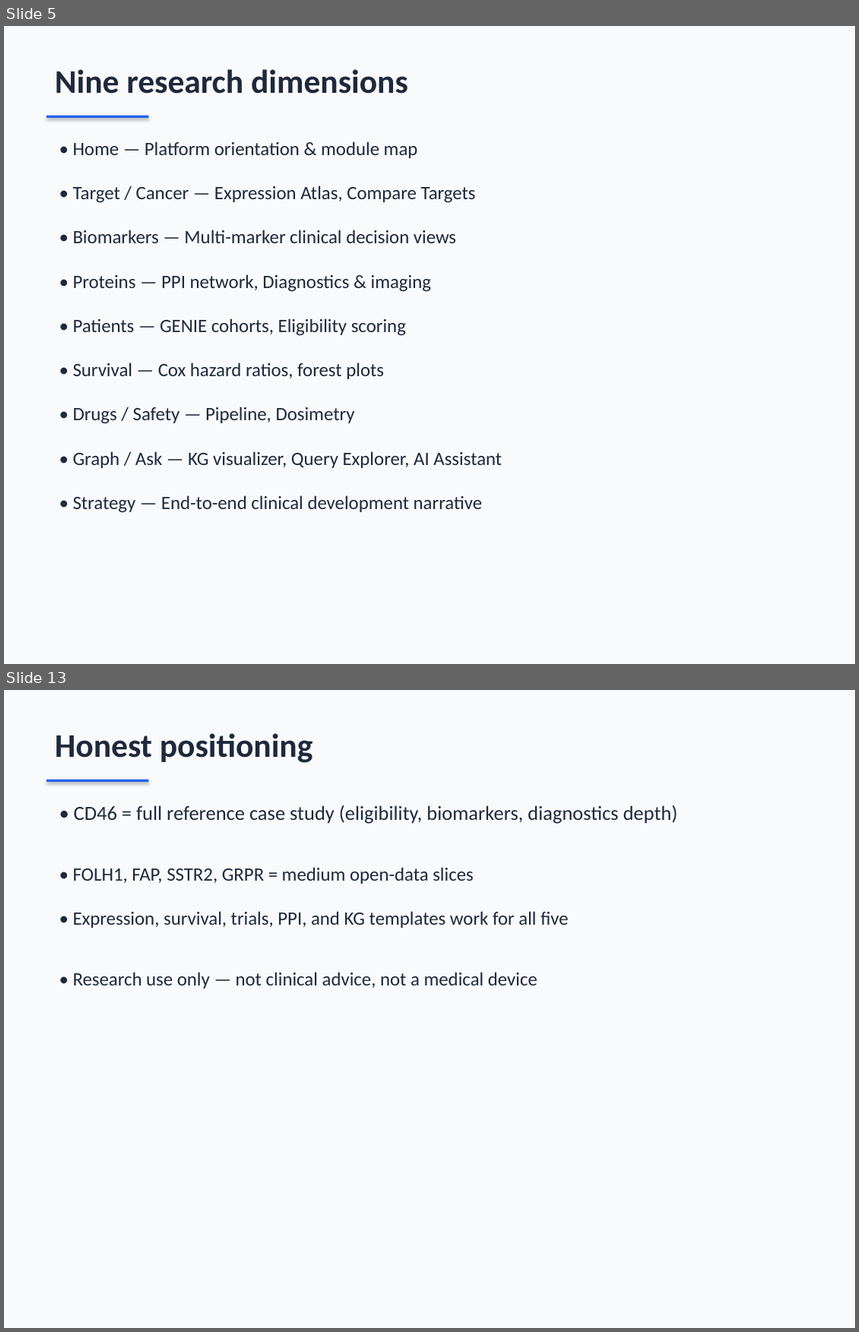
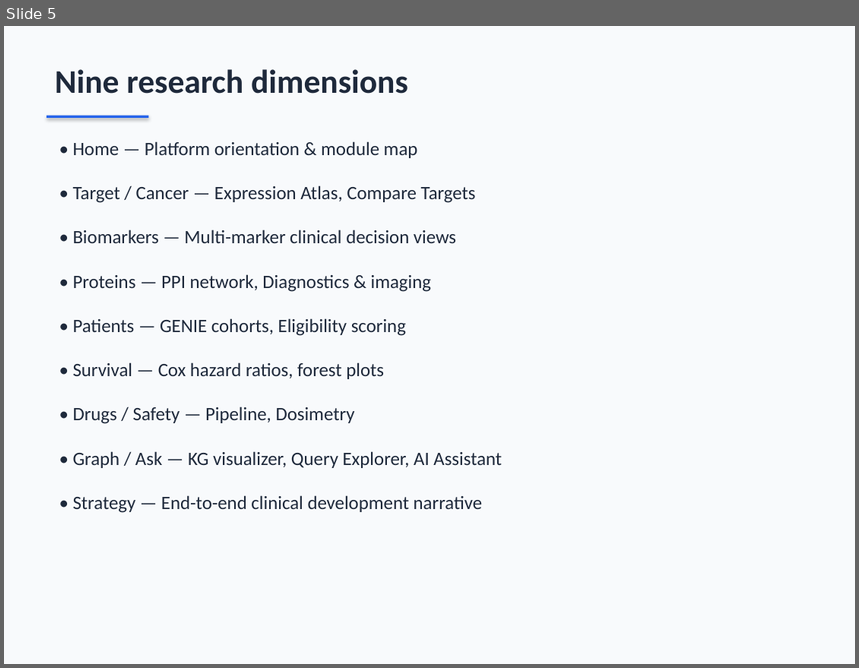
Before and after one commit to eurth/cd46-precision-medicine-platform, a slide deck: reports/OncoBridge_Demo_Presentation.pptx. Shown one above the other, each under a label of ours: slides 5 and 13 before the commit, slide 5 after it; the slides between them are not shown. The pictures are 859x1332 and 859x668 pixels, drawn with LibreOffice and Linux fonts; fonts in the diff are those of the drawing. Boxes give left, top, right and bottom in pixels: in the first picture for what was removed or moved away, otherwise in the second. Text is boxed around its words. In the diff, an @@ line names an element or a change of style, - is before the commit and + after.

Commit message:
Rebalance demo docs and PPT for equal five-target positioning.

```diff
--- a/reports/OncoBridge_Demo_Presentation.pptx
+++ b/reports/OncoBridge_Demo_Presentation.pptx
@@ slide 13 removed at [4,690,855,1328], background #F8FAFC @@
@@ text removed at [55,733,313,763] @@
-Honest positioning
@@ rectangle removed at [47,780,148,782] @@
@@ text removed at [74,806,678,824] @@
-• CD46 = full reference case study (eligibility, biomarkers, diagnostics depth)
@@ text removed at [73,867,474,884] @@
-• FOLH1, FAP, SSTR2, GRPR = medium open-data slices
@@ text removed at [73,911,568,928] @@
-• Expression, survival, trials, PPI, and KG templates work for all five
@@ text removed at [73,972,538,989] @@
-• Research use only — not clinical advice, not a medical device
```
Also in this commit, not shown: 12 slides changed, 1 slide added, 5 other files.
